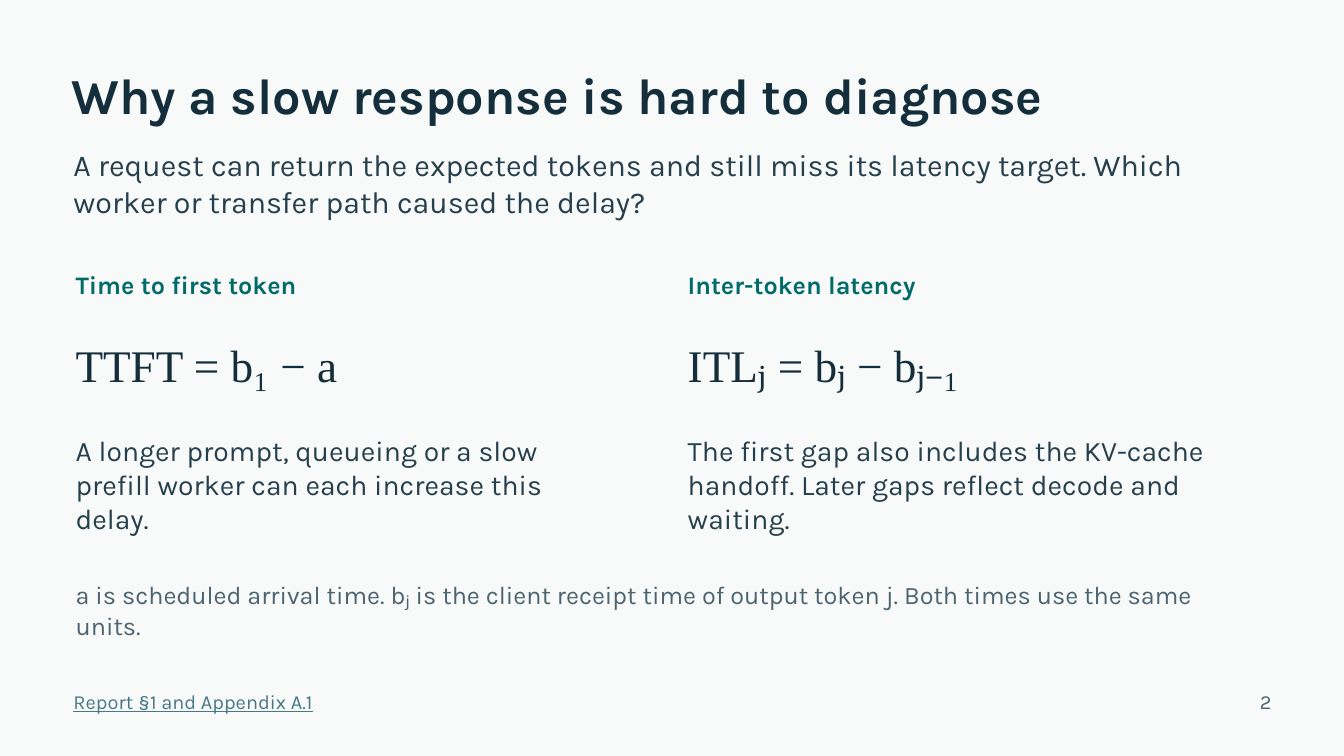
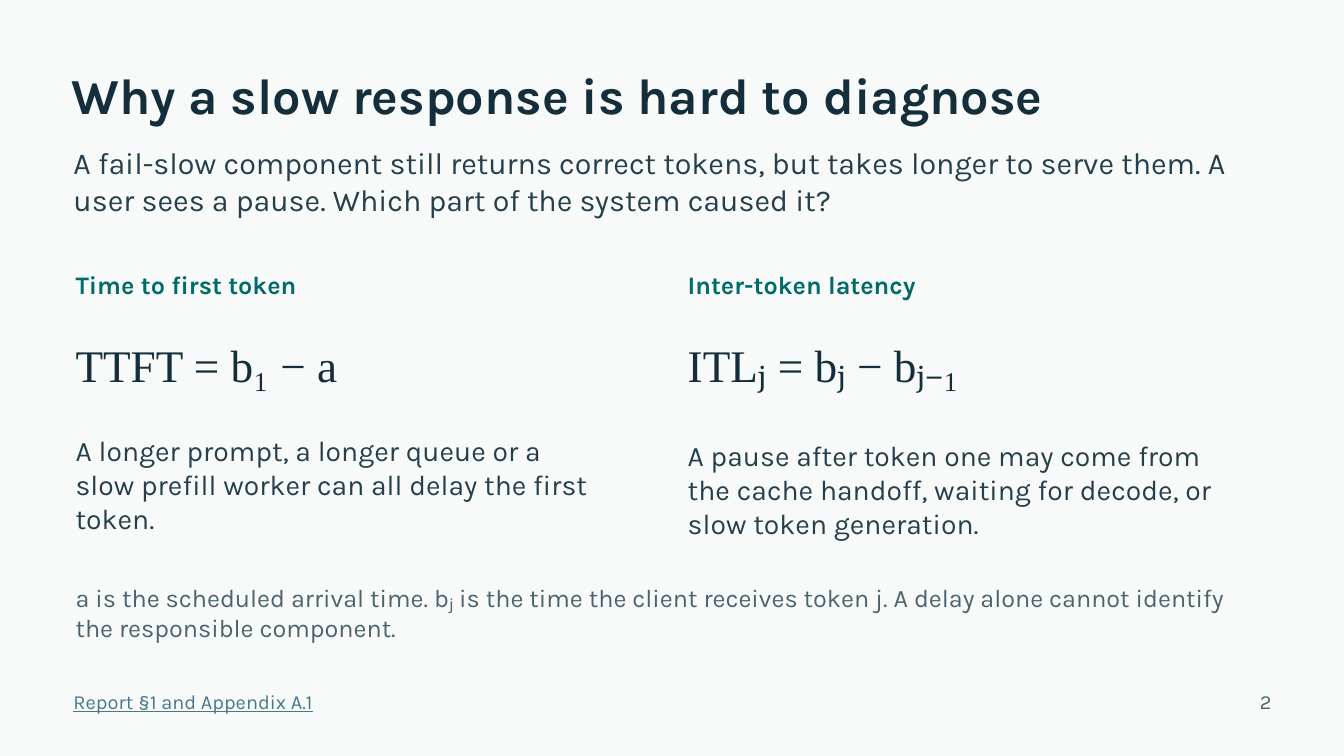
Before and after one commit to sid15022/DAT-CS5903, a slide deck: slide 2 of docs/Final_Project_Presentation.pptx. Drawn at 1344x756 pixels with LibreOffice and Linux fonts; fonts in the diff are those of the drawing. Boxes give left, top, right and bottom in pixels: in the first picture for what was removed or moved away, otherwise in the second. Text is boxed around its words. In the diff, an @@ line names an element or a change of style, - is before the commit and + after.

```diff
--- a/docs/Final_Project_Presentation.pptx
+++ b/docs/Final_Project_Presentation.pptx
@@ text at [73,153,1225,219]: text changed @@
-A request can return the expected tokens and still miss its latency target. Which worker or transfer path caused the delay?
+A fail-slow component still returns correct tokens, but takes longer to serve them. A user sees a pause. Which part of the system caused it?
@@ text at [76,441,587,530]: text changed @@
-A longer prompt, queueing or a slow prefill worker can each increase this delay.
+A longer prompt, a longer queue or a slow prefill worker can all delay the first token.
@@ text at [688,446,1211,541]: text changed @@
-The first gap also includes the KV-cache handoff. Later gaps reflect decode and waiting.
+A pause after token one may come from the cache handoff, waiting for decode, or slow token generation.
@@ text at [76,589,1224,643]: text changed @@
-a is scheduled arrival time. bⱼ is the client receipt time of output token j. Both times use the same units.
+a is the scheduled arrival time. bⱼ is the time the client receives token j. A delay alone cannot identify the responsible component.
```
Also in this commit, not shown: 11 other slides changed, 3 slides added.
